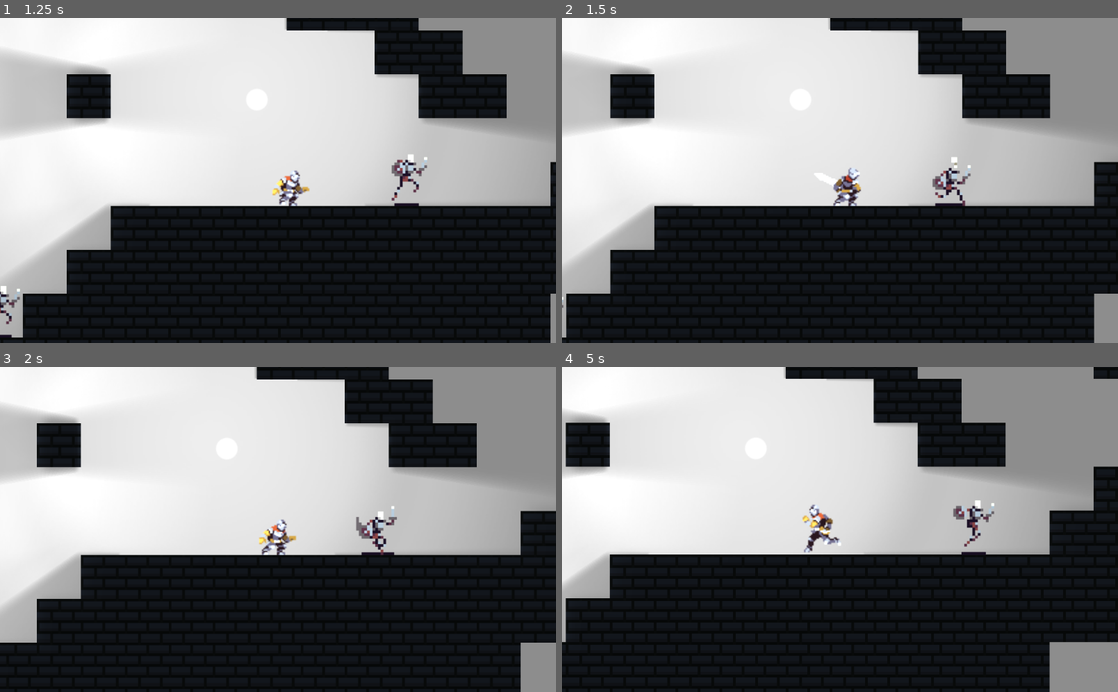
Above: before the commit, frames 1-4 (two rows, left to right).
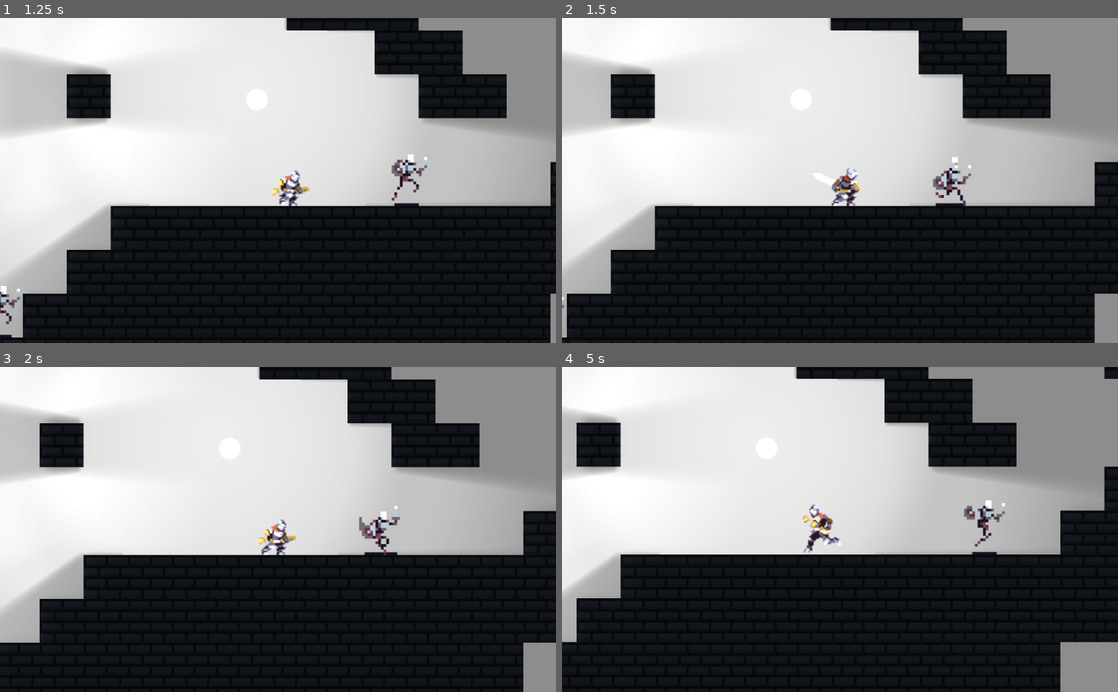
Above: after the commit, the same moments.

Repository: kirito500/orcdung
Game: Godot game, scene res://test.tscn
The game is run twice, just before and just after one commit, with the same random seed, the same clock (stepped at 60 frames per second) and the same inputs.
Inputs (mouse positions are in pixels of both pictures, inside the frame that each line leads up to):
- Up to frame 1 (1.25 s): move the mouse to (400, 164) at 0.52 s; hold D (right) from 0.53 s (still down); tap Ctrl (ctrl) at 0.6 s
- Up to frame 2 (1.5 s): keep holding D (right); move the mouse to (728, 196) at 1.27 s; click (728, 196) at 1.35 s
- Up to frame 3 (2 s): keep holding D (right)
- Up to frame 4 (5 s): move the mouse to (895, 458) at 2.02 s; release D (right) at 2.03 s; hold A (left) 2.03-2.78 s; hold Space (space) 2.03-2.78 s; move the mouse to (812, 594) at 2.77 s; hold D (right) 2.78-4.28 s; tap Ctrl (ctrl) at 2.85 s; move the mouse to (1006, 578) at 3.52 s; press the mouse at (1006, 578) at 3.53 s; move the mouse to (673, 480) at 4.27 s; release the mouse at (673, 480) at 4.28 s; hold A (left) from 4.28 s (still down); tap Space (space) at 4.35 s

Frame 1 is identical in both runs. In frame 2, 0.7% of the frame differs, in the area x 0-96%, y 0-100%; in frame 3, 1.3%; in frame 4, 4.3%, in the area x 0-98%, y 0-100%.

Commit message:
repaired cooldown

Diff:
--- a/charapter/charapter.gd
+++ b/charapter/charapter.gd
@@ -56,7 +56,7 @@
 		velocity.x = -max_sped
 
 	if is_on_floor() and !moving:
-		velocity.x -= velocity.x*0.2
+		velocity.x -= velocity.x*0.4
 
 	print(attack_playing)
 
